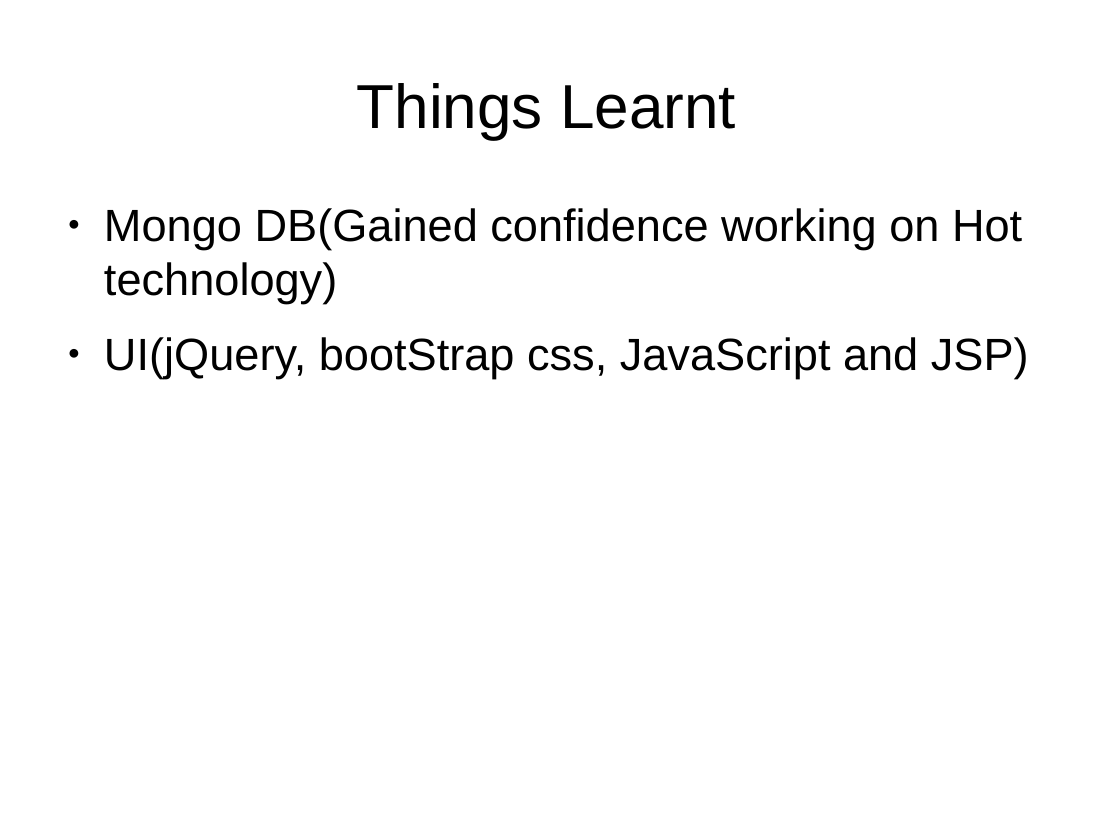
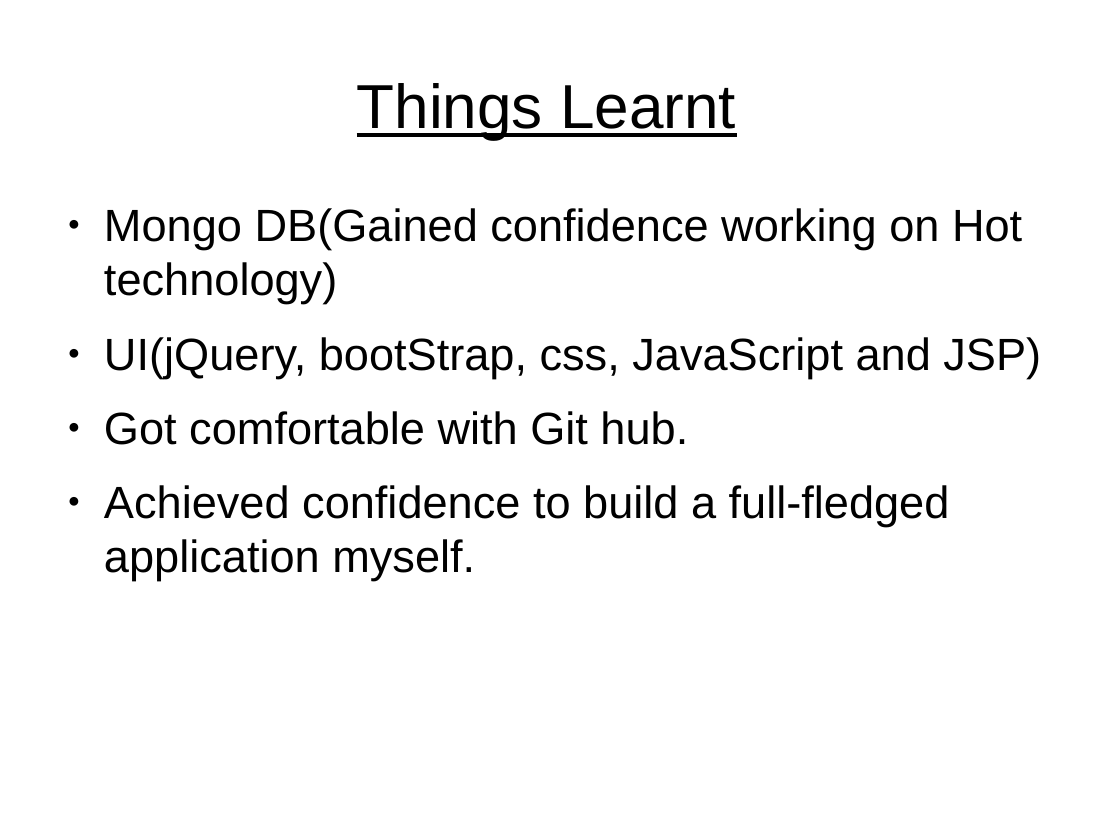
Before and after one commit to prmudgal/documentManagement, a slide deck: slide 15 of MaProDMS_Presentation.odp (slide 13 before the commit). Drawn at 1120x840 pixels with LibreOffice and Linux fonts; fonts in the diff are those of the drawing. Boxes give left, top, right and bottom in pixels: in the first picture for what was removed or moved away, otherwise in the second. Text is boxed around its words. In the diff, an @@ line names an element or a change of style, - is before the commit and + after.

```diff
--- a/MaProDMS_Presentation.odp
+++ b/MaProDMS_Presentation.odp
@@ title "Things Learnt" at <box>357,83,736,139</box>: underline on @@
@@ text at <box>104,337,1041,581</box>: text changed @@
-● UI(jQuery, bootStrap css, JavaScript and JSP)
+● UI(jQuery, bootStrap, css, JavaScript and JSP)
+● Got comfortable with Git hub.
+● Achieved confidence to build a full-fledged application myself.
```
Also in this commit, not shown: 11 other slides changed, 2 slides added.
